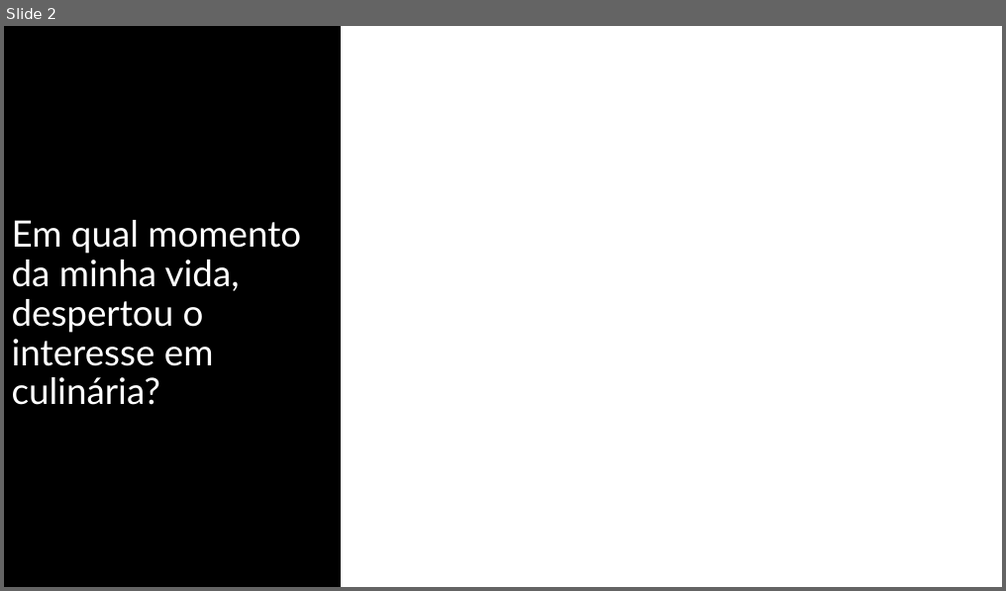
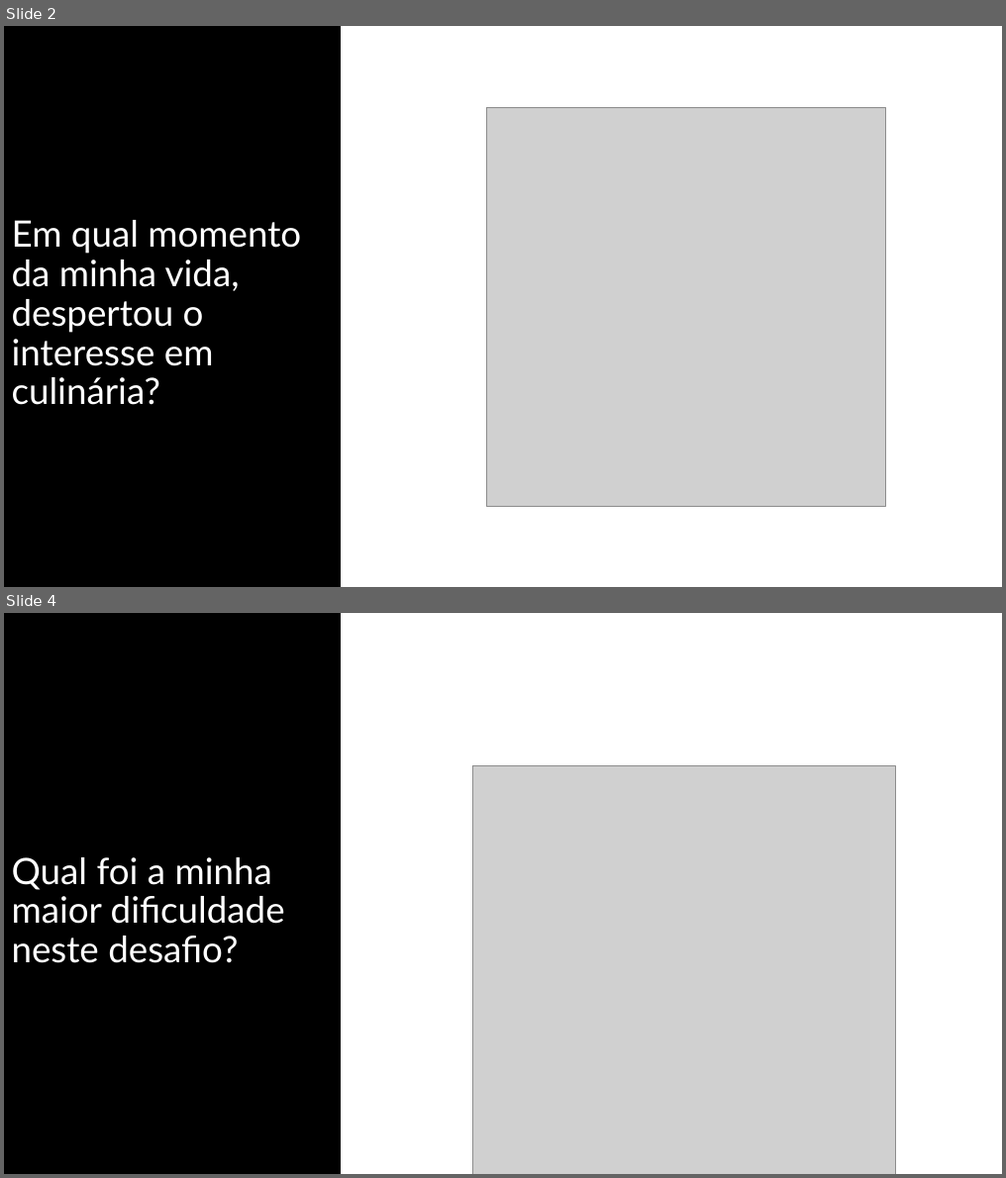
Before and after one commit to Yuri-Cruz/Chef-Help-Site-Projeto-Individual-, a slide deck: Documentação/Apresentação.pptx. Shown one above the other, each under a label of ours: slide 2 before the commit, slides 2 and 4 after it; the slides between them are not shown. The pictures are 1006x591 and 1006x1178 pixels, drawn with LibreOffice and Linux fonts; fonts in the diff are those of the drawing; grey boxes stand for pictures. Boxes give left, top, right and bottom in pixels: in the first picture for what was removed or moved away, otherwise in the second. Text is boxed around its words. In the diff, an @@ line names an element or a change of style, - is before the commit and + after.

```diff
--- a/Documentação/Apresentação.pptx
+++ b/Documentação/Apresentação.pptx
@@ slide 4 added at <box>4,613,1002,1174</box>, background #FFFFFF @@
@@ text added at <box>4,613,341,1174</box>, fill #000000, outline #000000 1 pt, 35 pt, text #FFFFFF @@
+Qual foi a minha maior dificuldade neste desafio?
@@ picture added at <box>473,765,896,1174</box> @@
@@ slide 2 changed as well @@
@@ picture added at <box>487,107,886,506</box> @@
```
Also in this commit, not shown: 1 other slide changed, 3 other slides added, 20 other files.
